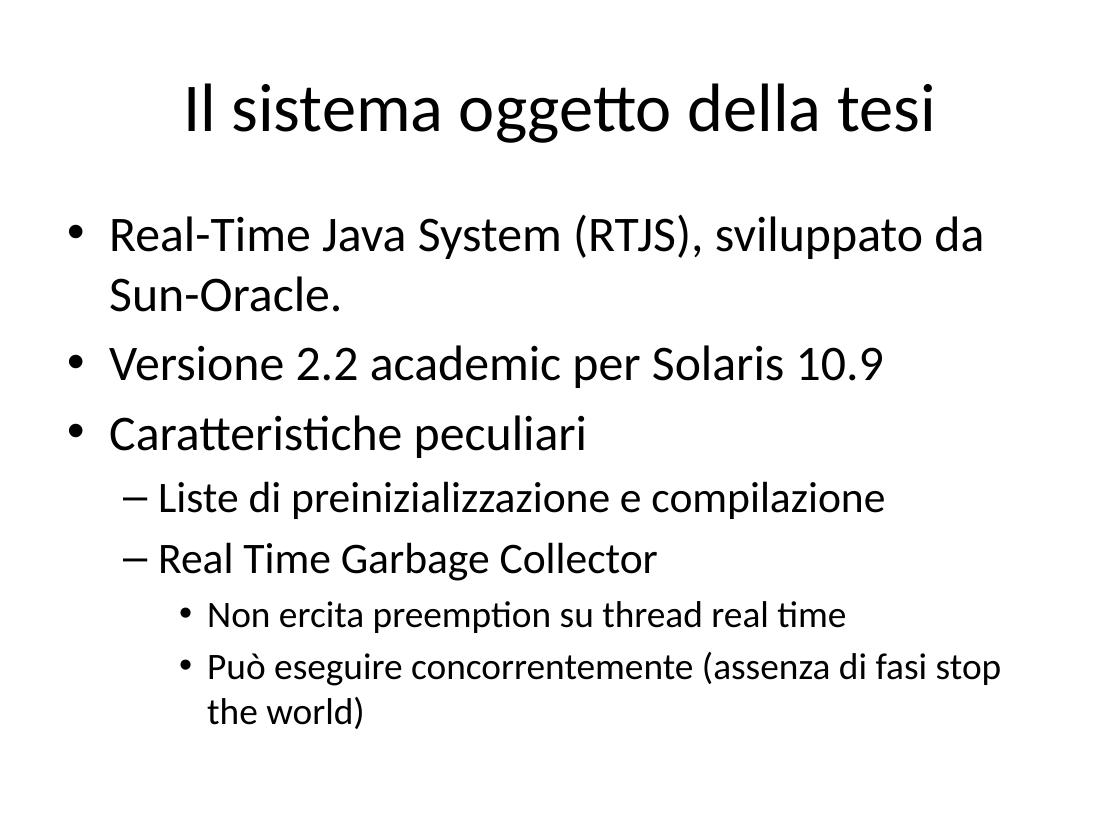
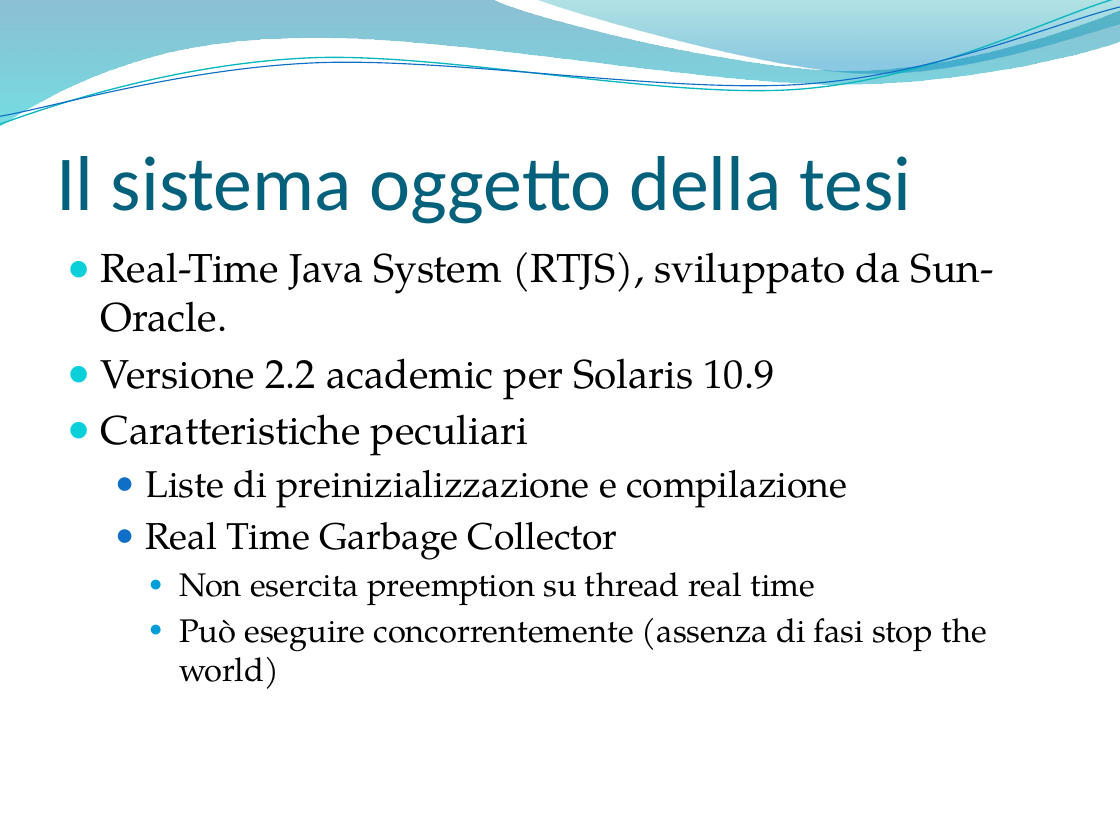
Before and after one commit to marconanni/provejavarealtime, a slide deck: slide 6 of SolarisNetBeansProjects/parti tesi/bozza presentazione.pptx (slide 9 before the commit). Drawn at 1120x840 pixels with LibreOffice and Linux fonts; fonts in the diff are those of the drawing; background and template pictures are left out. Boxes give left, top, right and bottom in pixels: in the first picture for what was removed or moved away, otherwise in the second. Text is boxed around its words. In the diff, an @@ line names an element or a change of style, - is before the commit and + after.

Commit message:
Iniziato a sistemare la presentazione

```diff
--- a/SolarisNetBeansProjects/parti tesi/bozza presentazione.pptx
+++ b/SolarisNetBeansProjects/parti tesi/bozza presentazione.pptx
@@ freeform shape added at (x1=0, y1=0, x2=1120, y2=127), fill gradient #0074A1 to #00C6CF @@
@@ freeform shape added at (x1=0, y1=0, x2=1120, y2=131), outline #0AB8BF 0.85 pt @@
@@ freeform shape added at (x1=0, y1=7, x2=1120, y2=125), outline #0F6FC6 0.75 pt @@
@@ freeform shape added at (x1=536, y1=0, x2=1120, y2=77), fill gradient #00A1A9 to #008BBF @@
@@ title "Il sistema oggetto della tesi" moved from (x1=183, y1=83, x2=936, y2=143) to (x1=56, y1=156, x2=911, y2=224) @@
@@ title "Il sistema oggetto della tesi" at (x1=56, y1=156, x2=911, y2=224): size 44 to 50 pt, text colour #000000 to #04617B; alignment centre to left; vertical alignment middle to bottom @@
@@ text "Real-Time Java System (RTJS), sviluppato ..." moved from (x1=109, y1=215, x2=1002, y2=729) to (x1=101, y1=252, x2=994, y2=689) @@
@@ text at (x1=101, y1=252, x2=994, y2=689): size 32 to 26 pt in "Real-Time Java System (RTJS), sviluppato da Sun-Oracle.", "Versione 2.2 academic per Solaris 10.9", "Caratteristiche peculiari"; font Calibri to TeX Gyre Pagella in "Real-Time Java System (RTJS), sviluppato da Sun-Oracle.", "Versione 2.2 academic per Solaris 10.9", "Caratteristiche peculiari", "Liste di preinizializzazione e compilazione" and 2 more places; size 28 to 24 pt in "Liste di preinizializzazione e compilazione", "Real Time Garbage Collector"; size 24 to 21 pt in "Può eseguire concorrentemente (assenza di fasi stop ..."; bullet • to ●; less space between paragraphs; bullet – to ● @@
@@ text at (x1=179, y1=572, x2=815, y2=605): text changed; size 24 to 21 pt; font Calibri to TeX Gyre Pagella @@
-    • Non ercita preemption su thread real time
+    ● Non esercita preemption su thread real time
```
Also in this commit, not shown: 21 other slides changed, 1 slide added, 4 slides removed.
